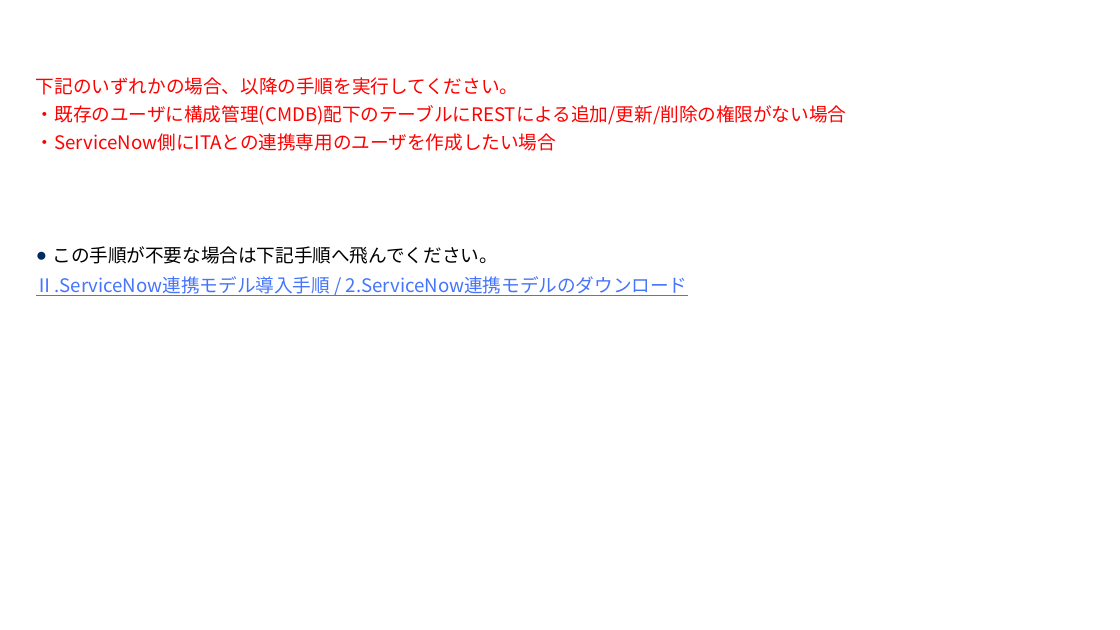
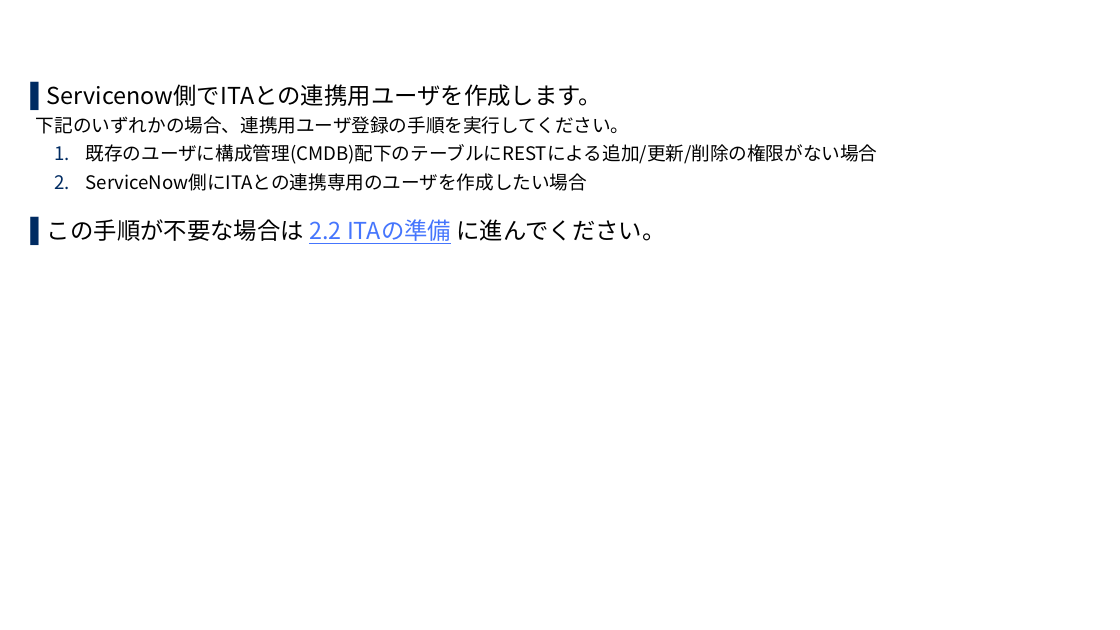
Before and after one commit to exastro-suite/SettingSamples-ServiceNow, a slide deck: slide 11 of docs/setting-samples-servicenow-install_ja.pptx. Drawn at 1120x630 pixels with LibreOffice and Linux fonts; fonts in the diff are those of the drawing; background and template pictures are left out. Boxes give left, top, right and bottom in pixels: in the first picture for what was removed or moved away, otherwise in the second. Text is boxed around its words. In the diff, an @@ line names an element or a change of style, - is before the commit and + after.

Commit message:
新規アップロード

```diff
--- a/docs/setting-samples-servicenow-install_ja.pptx
+++ b/docs/setting-samples-servicenow-install_ja.pptx
@@ text added at [47,84,665,244], 20 pt, text #000000 @@
+▌ Servicenow側でITAとの連携用ユーザを作成します。
+▌ この手順が不要な場合は 2.2 ITAの準備 に進んでください。
@@ text at [36,116,878,191]: text changed; text colour #FF0000 to #000000 @@
-  下記のいずれかの場合、以降の手順を実行してください。
-  ・既存のユーザに構成管理(CMDB)配下のテーブルにRESTによる追加/更新/削除の権限がない場合
-  ・ServiceNow側にITAとの連携専用のユーザを作成したい場合
-  ● この手順が不要な場合は下記手順へ飛んでください。
+  下記のいずれかの場合、連携用ユーザ登録の手順を実行してください。
+  1. 既存のユーザに構成管理(CMDB)配下のテーブルにRESTによる追加/更新/削除の権限がない場合
+  2. ServiceNow側にITAとの連携専用のユーザを作成したい場合
@@ title at [54,146,70,189]: text changed @@
-Ⅱ.ServiceNow連携モデル導入手順 / 1.導入準備(3/3)
+2.1 ServiceNow連携用ユーザの準備（1/2）
@@ text removed at [36,276,688,296] @@
-  Ⅱ.ServiceNow連携モデル導入手順 / 2.ServiceNow連携モデルのダウンロード
```
Also in this commit, not shown: 19 other slides changed, 30 slides added, 42 slides removed, 1 other file.
